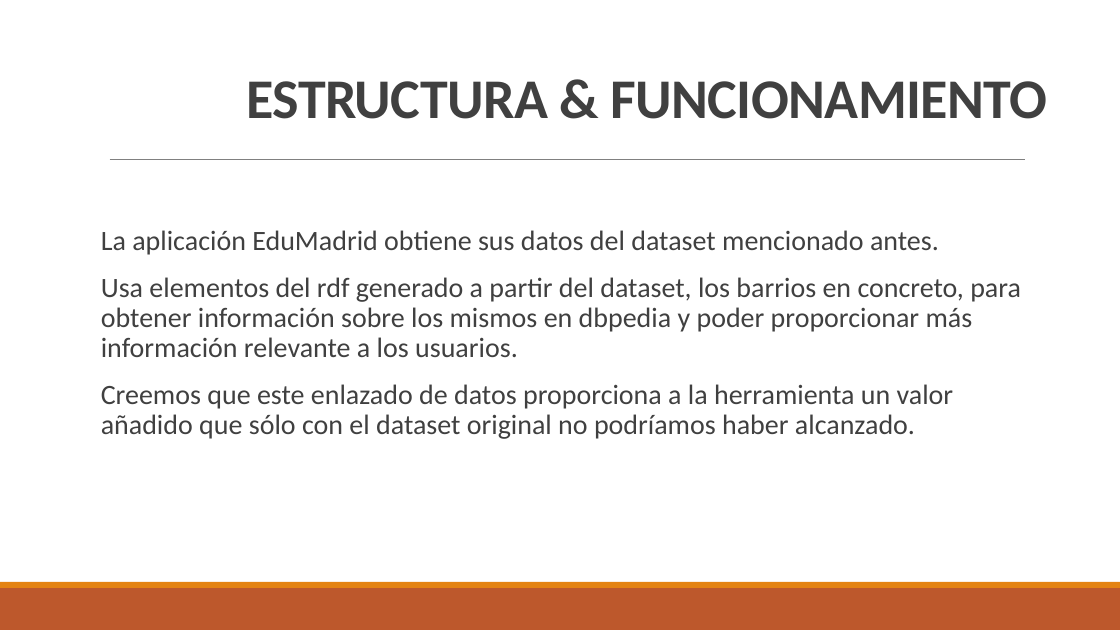
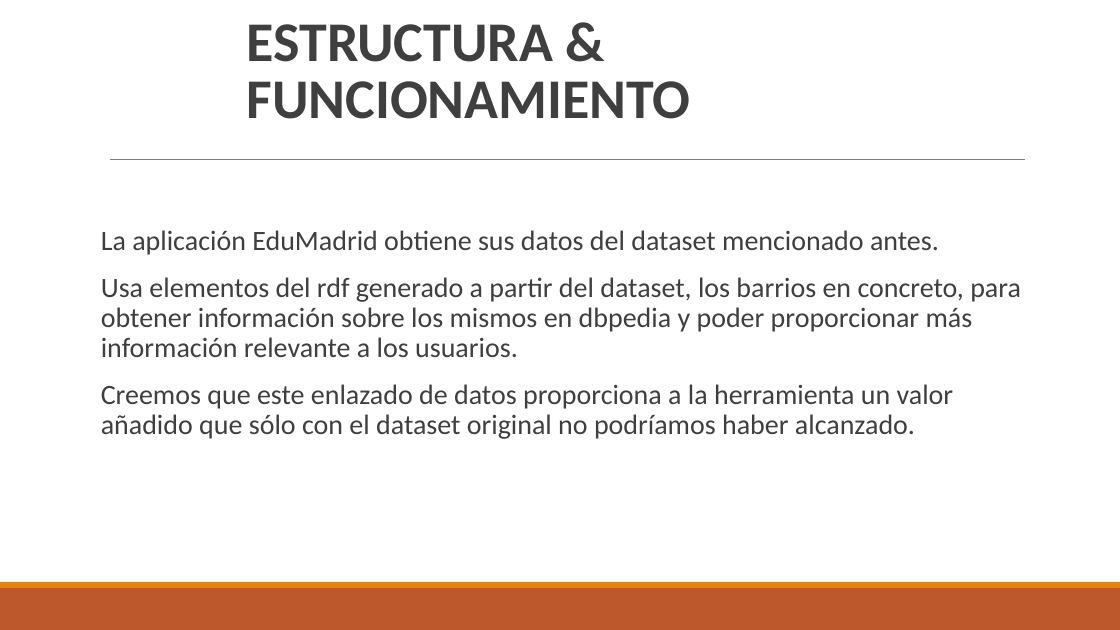
Before and after one commit to FacultadInformatica-LinkedData/Curso2017-2018, a slide deck: slide 8 of HandsOn/Group22/Presentacion/PresentaciónWebSemanticFinal.pptx. Drawn at 1120x630 pixels with LibreOffice and Linux fonts; fonts in the diff are those of the drawing. Boxes give left, top, right and bottom in pixels: in the first picture for what was removed or moved away, otherwise in the second. Text is boxed around its words. In the diff, an @@ line names an element or a change of style, - is before the commit and + after.

```diff
--- a/HandsOn/Group22/Presentacion/PresentaciónWebSemanticFinal.pptx
+++ b/HandsOn/Group22/Presentacion/PresentaciónWebSemanticFinal.pptx
@@ title "ESTRUCTURA & FUNCIONAMIENTO" at <box>247,24,691,119</box>: text colour #404040 to #3F3F3F, letter spacing -0.5 to 0 pt; indent changed @@
```
Also in this commit, not shown: 9 other slides changed, 2 slides added, 1 slide removed, 1 other file.
